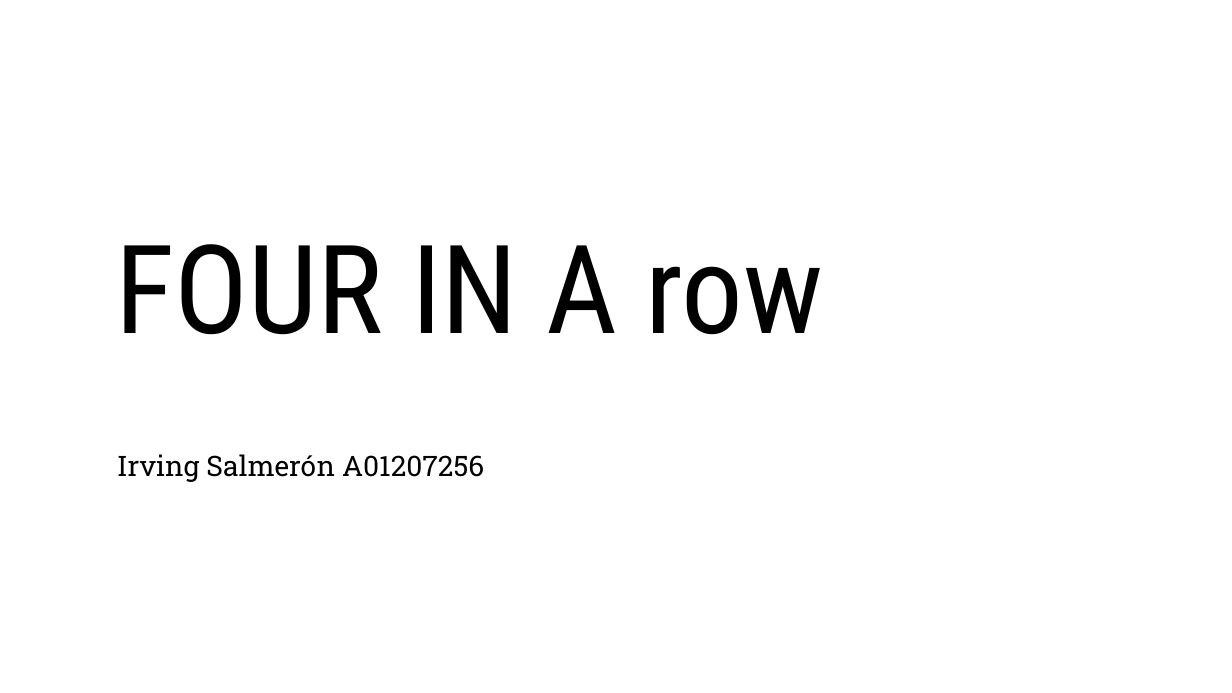
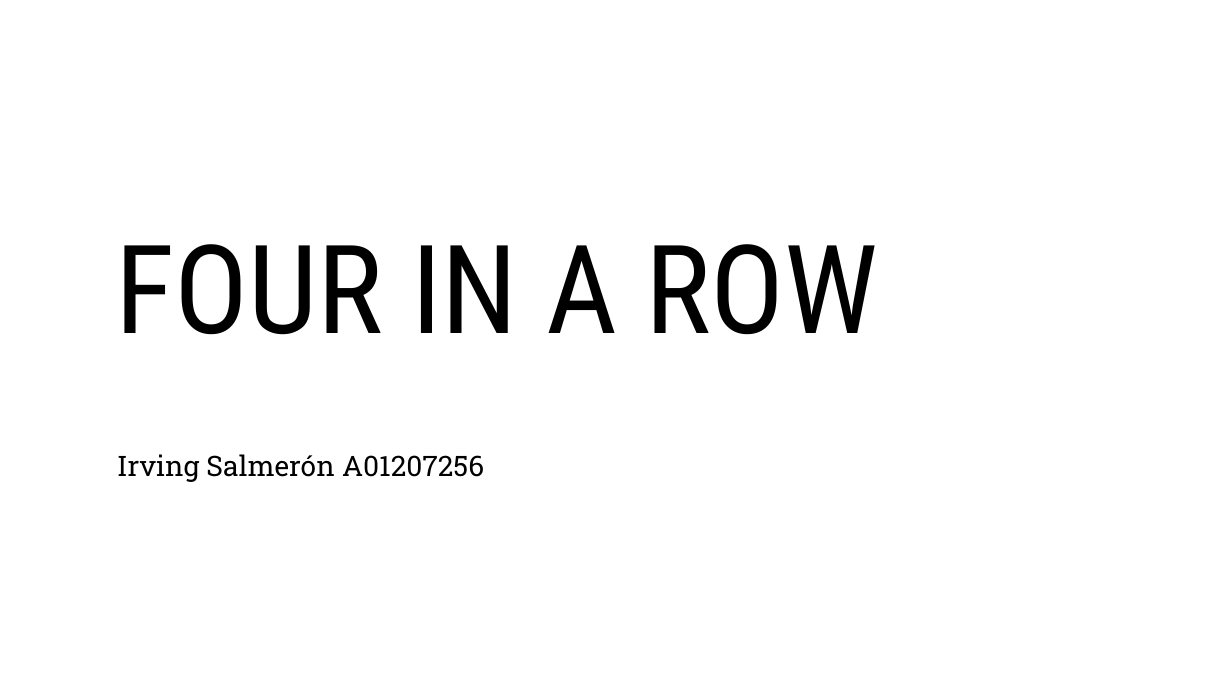
Before and after one commit to isalmeron/Four-in-a-row, a slide deck: slide 1 of Documents/fourinarow.pptx. Drawn at 1232x693 pixels with LibreOffice and Linux fonts; fonts in the diff are those of the drawing; background and template pictures are left out. Boxes give left, top, right and bottom in pixels: in the first picture for what was removed or moved away, otherwise in the second. Text is boxed around its words. In the diff, an @@ line names an element or a change of style, - is before the commit and + after.

```diff
--- a/Documents/fourinarow.pptx
+++ b/Documents/fourinarow.pptx
@@ text at box(115, 244, 879, 335): text changed @@
-FOUR IN A row
+FOUR IN A ROW
```
Also in this commit, not shown: 2 other slides changed, 1 slide added, 1 slide removed, 6 other files.
